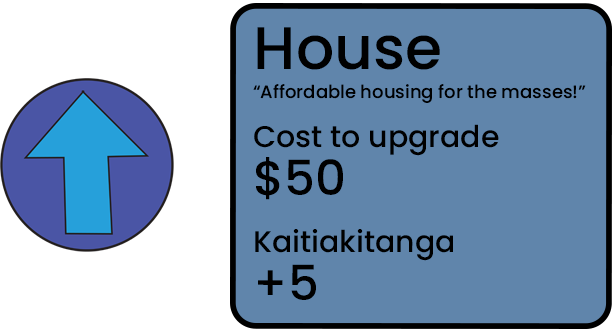
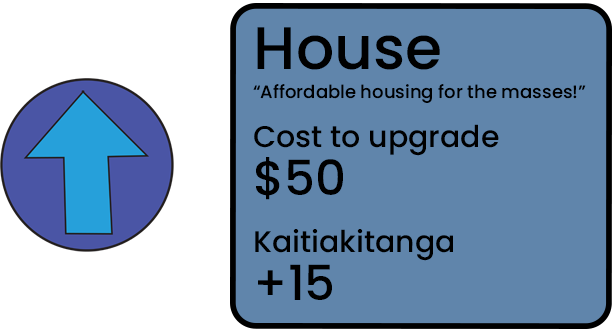
The second 614×331 image is a revision of the first. Changes to its layers:
added group "House" with 4 layers above "Cost to upgrade" over (x1=290, y1=264, x2=332, y2=300)
renamed "+5" to "ktkaValIncrease", moved it into group "House", painted on it over (x1=290, y1=264, x2=332, y2=300)
